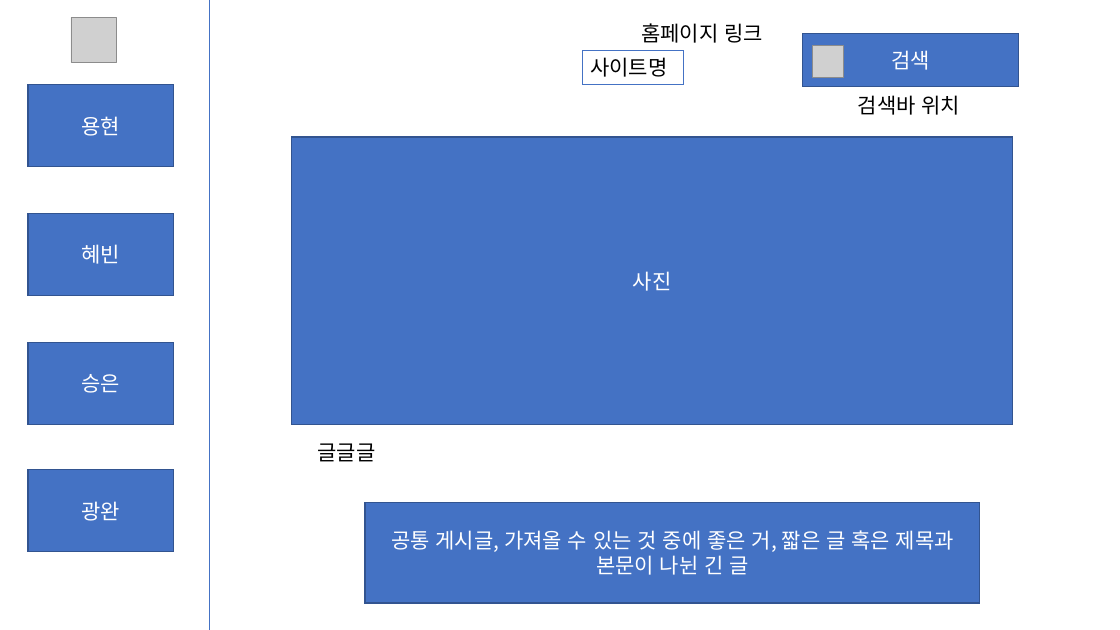
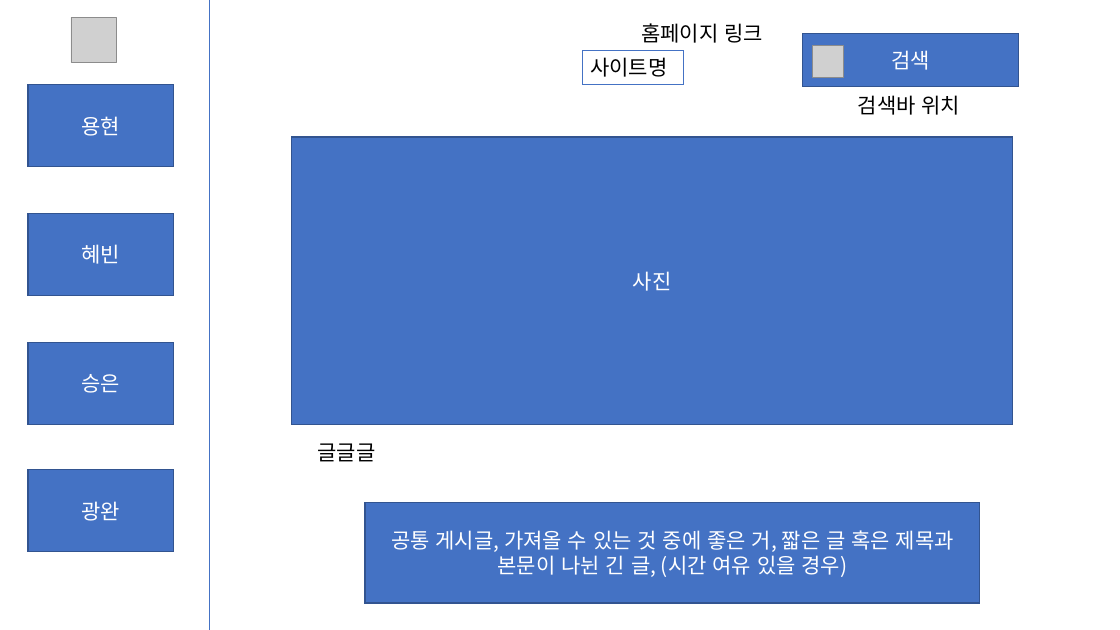
Before and after one commit to Kwang-wan/Project_WebPage, a slide deck: slide 1 of 기획 자료/화면 구성.pptx. Drawn at 1120x630 pixels with LibreOffice and Linux fonts; fonts in the diff are those of the drawing; grey boxes stand for pictures. Boxes give left, top, right and bottom in pixels: in the first picture for what was removed or moved away, otherwise in the second. Text is boxed around its words. In the diff, an @@ line names an element or a change of style, - is before the commit and + after.

```diff
--- a/기획 자료/화면 구성.pptx
+++ b/기획 자료/화면 구성.pptx
@@ text in rectangle at <box>391,530,954,577</box>: text changed @@
-공통 게시글, 가져올 수 있는 것 중에 좋은 거, 짧은 글 혹은 제목과 본문이 나뉜 긴 글
+공통 게시글, 가져올 수 있는 것 중에 좋은 거, 짧은 글 혹은 제목과 본문이 나뉜 긴 글, (시간 여유 있을 경우)
```
Also in this commit, not shown: 4 other slides changed, 2 slides added, 3 other files.
